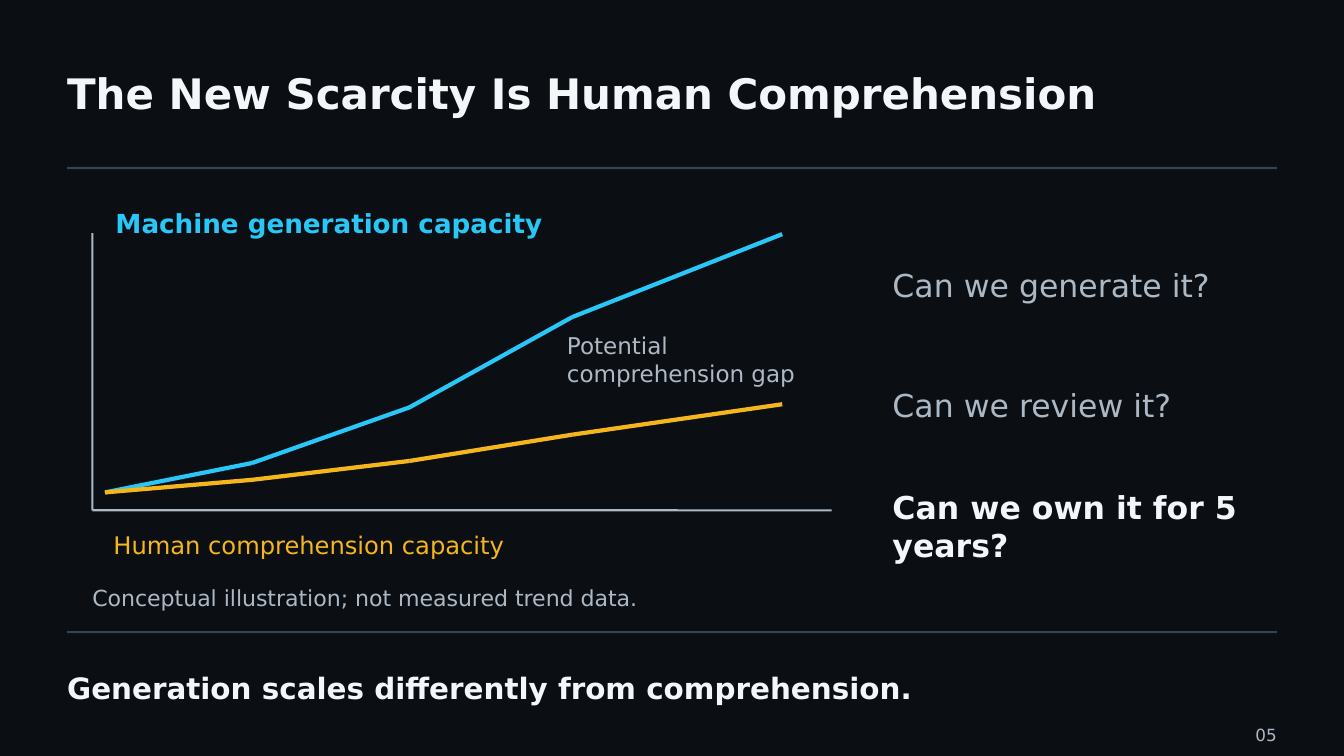
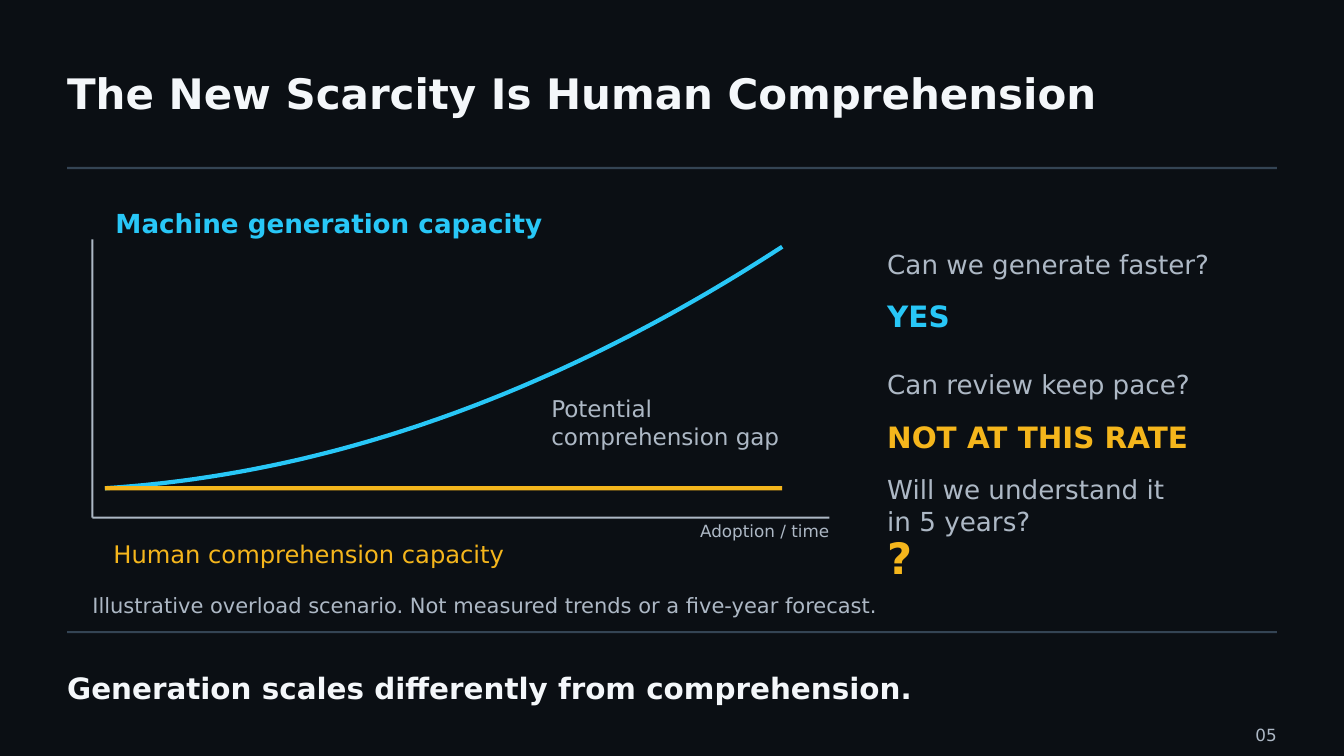
Before and after one commit to UncertaintyArchitectureGroup/uncertainty-architecture, a slide deck: slide 5 of assets/presentations/pmday-2026/ai-changes-both-sides.pptx. Drawn at 1344x756 pixels with LibreOffice and Linux fonts; fonts in the diff are those of the drawing. Boxes give left, top, right and bottom in pixels: in the first picture for what was removed or moved away, otherwise in the second. Text is boxed around its words. In the diff, an @@ line names an element or a change of style, - is before the commit and + after.

```diff
--- a/assets/presentations/pmday-2026/ai-changes-both-sides.pptx
+++ b/assets/presentations/pmday-2026/ai-changes-both-sides.pptx
@@ line removed from (573, 318) to (782, 234) @@
@@ line moved from (93, 510) - (93, 233) to (93, 518) - (93, 240) @@
@@ freeform shape added at (x1=105, y1=247, x2=782, y2=489), outline #28C7F7 3 pt @@
@@ text at (x1=887, y1=254, x2=1209, y2=279): text changed; size 22.5 to 18.8 pt @@
-Can we generate it?
+Can we generate faster?
@@ line removed from (409, 407) to (573, 318) @@
@@ text added at (x1=887, y1=305, x2=950, y2=328), 21 pt, text #28C7F7, bold @@
+YES
@@ text "Potential" moved from (x1=567, y1=336, x2=794, y2=387) to (x1=551, y1=399, x2=779, y2=450) @@
@@ text at (x1=887, y1=374, x2=1190, y2=399): text changed; size 22.5 to 18.8 pt @@
-Can we review it?
+Can review keep pace?
@@ line removed from (252, 463) to (409, 407) @@
@@ line removed from (573, 435) to (782, 404) @@
@@ text added at (x1=887, y1=426, x2=1188, y2=449), 21 pt, text #F5B61C, bold @@
+NOT AT THIS RATE
@@ line removed from (105, 493) to (252, 463) @@
@@ line removed from (252, 480) to (409, 461) @@
@@ text at (x1=887, y1=479, x2=1165, y2=536): text changed; size 22.5 to 18.8 pt; text colour #F4F7FA to #ADB8C5; bold off @@
-Can we own it for 5 years?
+Will we understand it
+in 5 years?
@@ line moved from (409, 461) - (573, 435) to (105, 488) - (782, 488) @@
@@ line removed from (105, 493) to (252, 480) @@
@@ line moved from (93, 510) - (832, 510) to (93, 518) - (830, 518) @@
@@ text "Human comprehension capacity" moved from (x1=113, y1=535, x2=504, y2=559) to (x1=113, y1=544, x2=504, y2=568) @@
@@ text added at (x1=700, y1=524, x2=829, y2=541), 12 pt, text #ADB8C5 @@
+Adoption / time
@@ text added at (x1=887, y1=536, x2=1275, y2=579), 30.8 pt, text #F5B61C, bold @@
+?
@@ text at (x1=92, y1=597, x2=876, y2=618): text changed; size 15.8 to 15 pt @@
-Conceptual illustration; not measured trend data.
+Illustrative overload scenario. Not measured trends or a five-year forecast.
```
Also in this commit, not shown: 4 other slides changed, 2 slides added, 2 slides removed, 19 other files.
